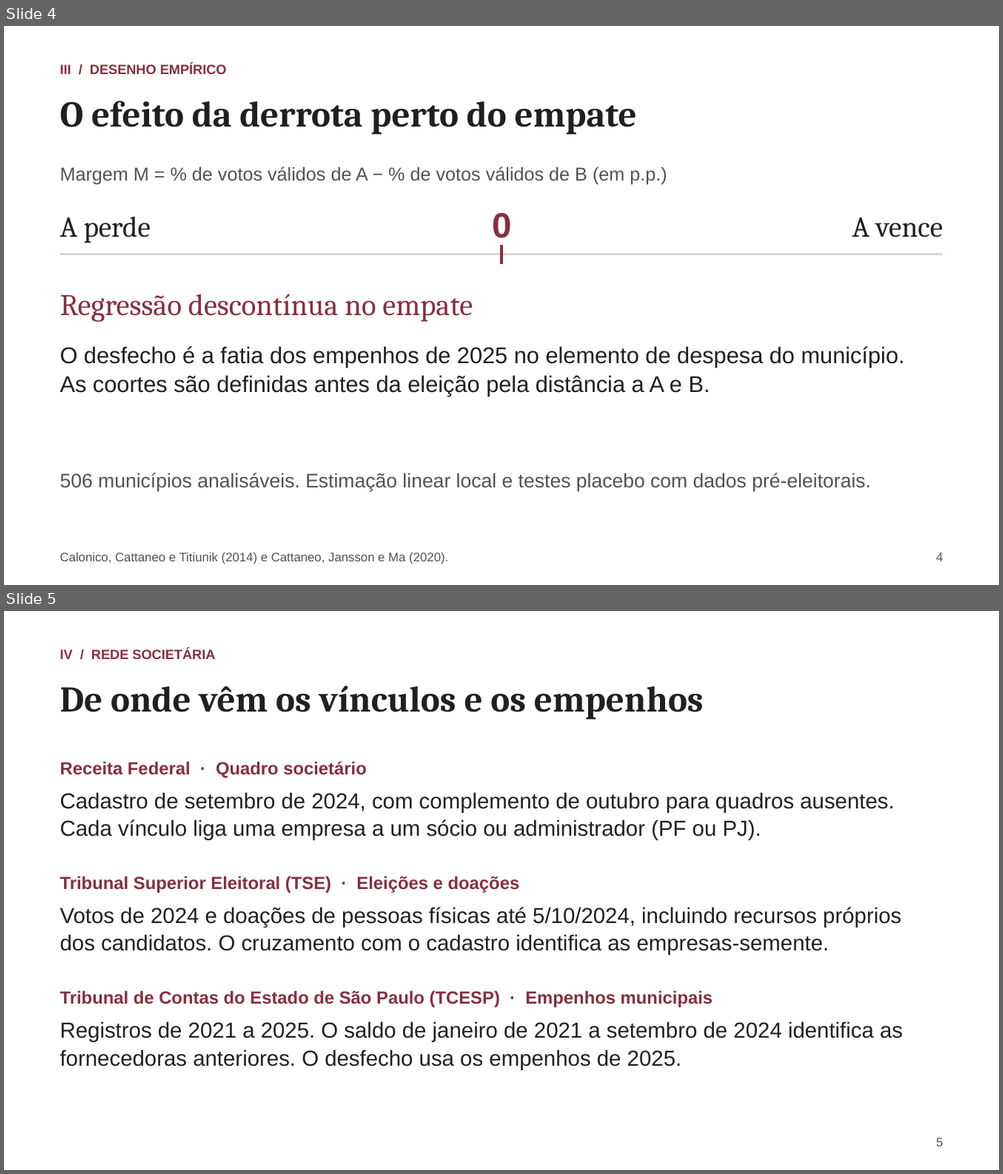
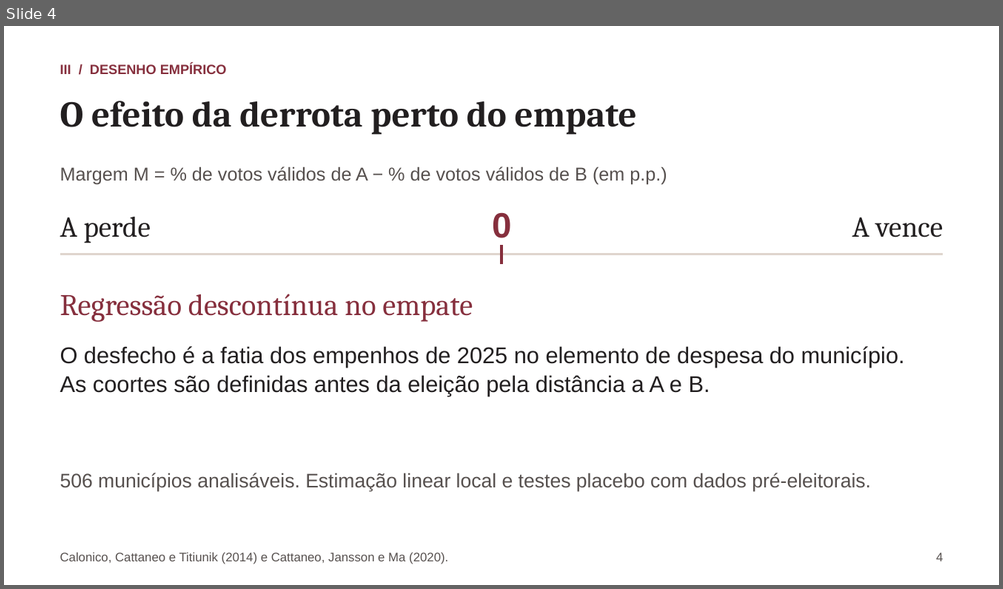
Before and after one commit to rafaelt0/redes-empresariais-alternancia-politica, a slide deck: output/deck.pptx. Shown one above the other, each under a label of ours: slides 4 and 5 before the commit, slide 4 after it. The pictures are 1003x1174 and 1003x589 pixels, drawn with LibreOffice and Linux fonts; fonts in the diff are those of the drawing. Boxes give left, top, right and bottom in pixels: in the first picture for what was removed or moved away, otherwise in the second. Text is boxed around its words. In the diff, an @@ line names an element or a change of style, - is before the commit and + after.

Commit message:
feat: unir slides de fontes e estrutura da rede
- Reduzir o deck de nove para oito slides e redistribuir os tempos de fala
- Reunir fontes, métricas e estrutura da rede em um único slide

```diff
--- a/output/deck.pptx
+++ b/output/deck.pptx
@@ slide 5 removed at (4,611,999,1170), background #FFFFFF @@
@@ text removed at (60,649,215,659) @@
-IV / REDE SOCIETÁRIA
@@ text removed at (60,686,703,720) @@
-De onde vêm os vínculos e os empenhos
@@ text removed at (60,761,367,778) @@
-Receita Federal · Quadro societário
@@ text removed at (60,792,893,840) @@
-Cadastro de setembro de 2024, com complemento de outubro para quadros ausentes. Cada vínculo liga uma empresa a um sócio ou administrador (PF ou PJ).
@@ text removed at (60,876,520,893) @@
-Tribunal Superior Eleitoral (TSE) · Eleições e doações
@@ text removed at (60,907,901,955) @@
-Votos de 2024 e doações de pessoas físicas até 5/10/2024, incluindo recursos próprios dos candidatos. O cruzamento com o cadastro identifica as empresas-semente.
@@ text removed at (60,991,712,1008) @@
-Tribunal de Contas do Estado de São Paulo (TCESP) · Empenhos municipais
@@ text removed at (60,1022,902,1071) @@
-Registros de 2021 a 2025. O saldo de janeiro de 2021 a setembro de 2024 identifica as fornecedoras anteriores. O desfecho usa os empenhos de 2025.
@@ text removed at (936,1138,942,1147) @@
-5
```
Also in this commit, not shown: 4 slides changed, 5 other files.
